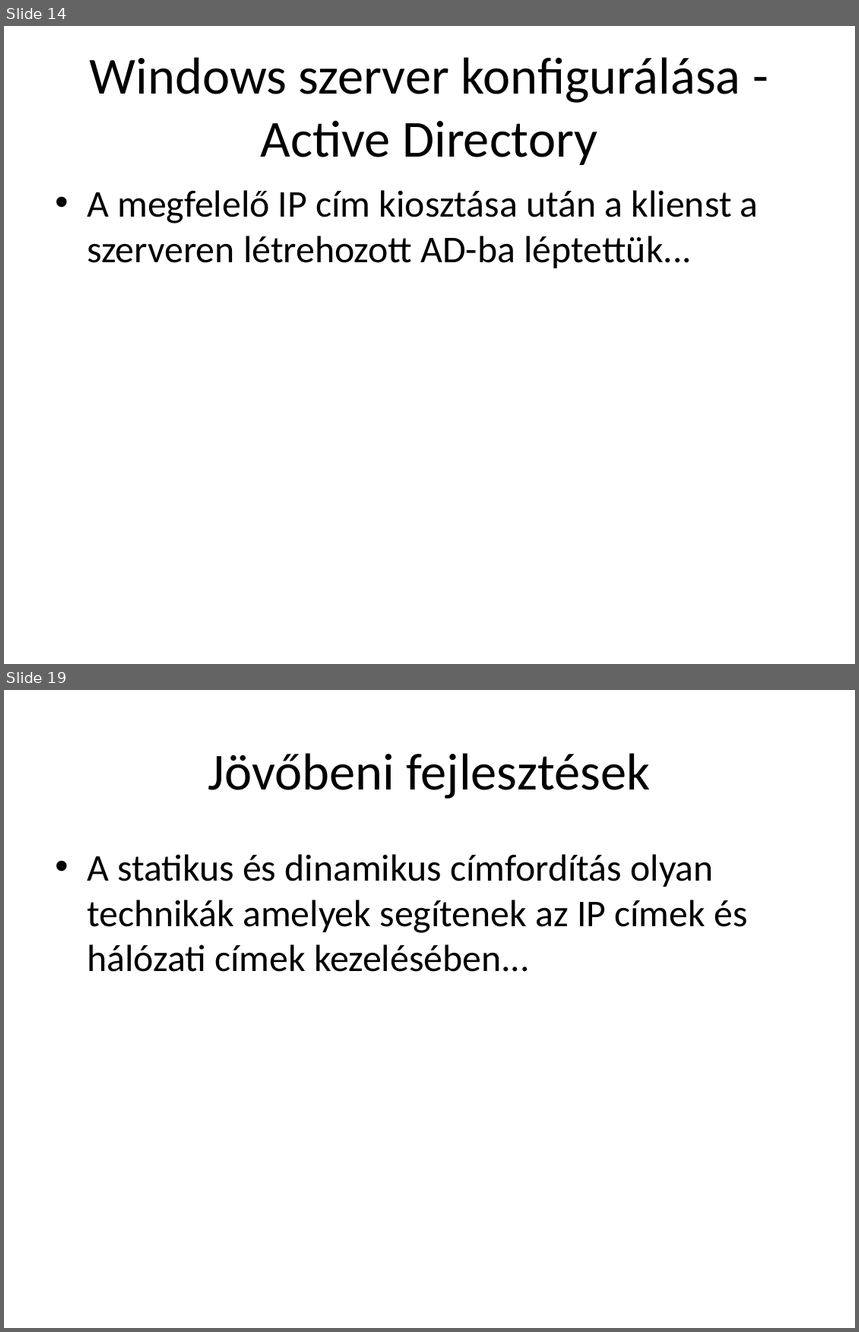
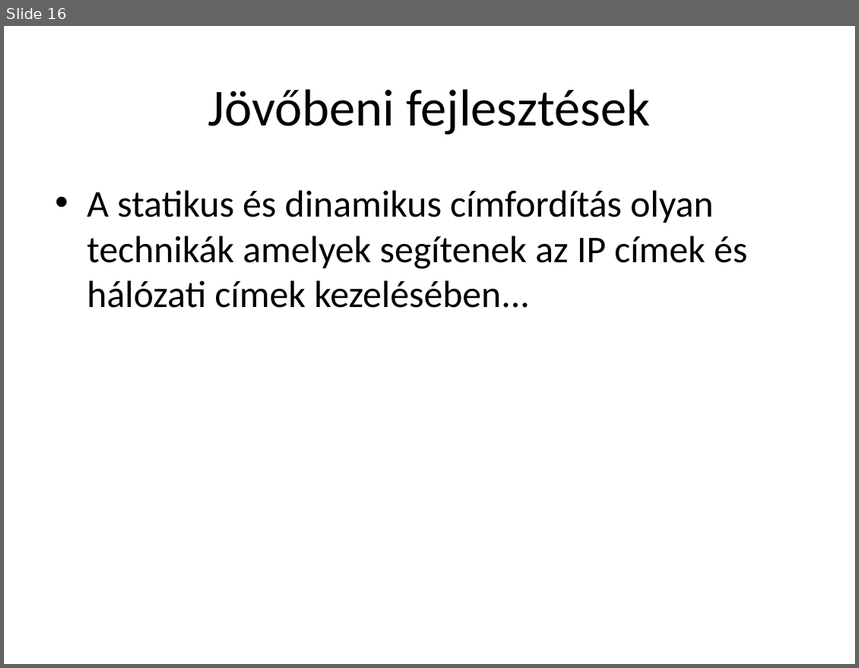
Before and after one commit to LocskaG/Uzemelteto_vizsgaremek_2024, a slide deck: BEMUTATÓ/Halozattervezesi_vizsgaremek_ppt.pptx. Shown one above the other, each under a label of ours: slides 14 and 19 before the commit, slide 16 after it; the slides between them are not shown. The pictures are 859x1332 and 859x668 pixels, drawn with LibreOffice and Linux fonts; fonts in the diff are those of the drawing. Boxes give left, top, right and bottom in pixels: in the first picture for what was removed or moved away, otherwise in the second. Text is boxed around its words. In the diff, an @@ line names an element or a change of style, - is before the commit and + after.

```diff
--- a/BEMUTATÓ/Halozattervezesi_vizsgaremek_ppt.pptx
+++ b/BEMUTATÓ/Halozattervezesi_vizsgaremek_ppt.pptx
@@ slide 14 removed at (4, 26, 855, 664), background #FFFFFF @@
@@ title removed at (90, 57, 740, 165) @@
-Windows szerver konfigurálása - Active Directory
@@ text removed at (87, 190, 759, 268) @@
-• A megfelelő IP cím kiosztása után a klienst a szerveren létrehozott AD-ba léptettük...
@@ what was slide 19 is now slide 16 @@
```
Also in this commit, not shown: 13 slides changed, 2 slides added, 4 other slides removed.
